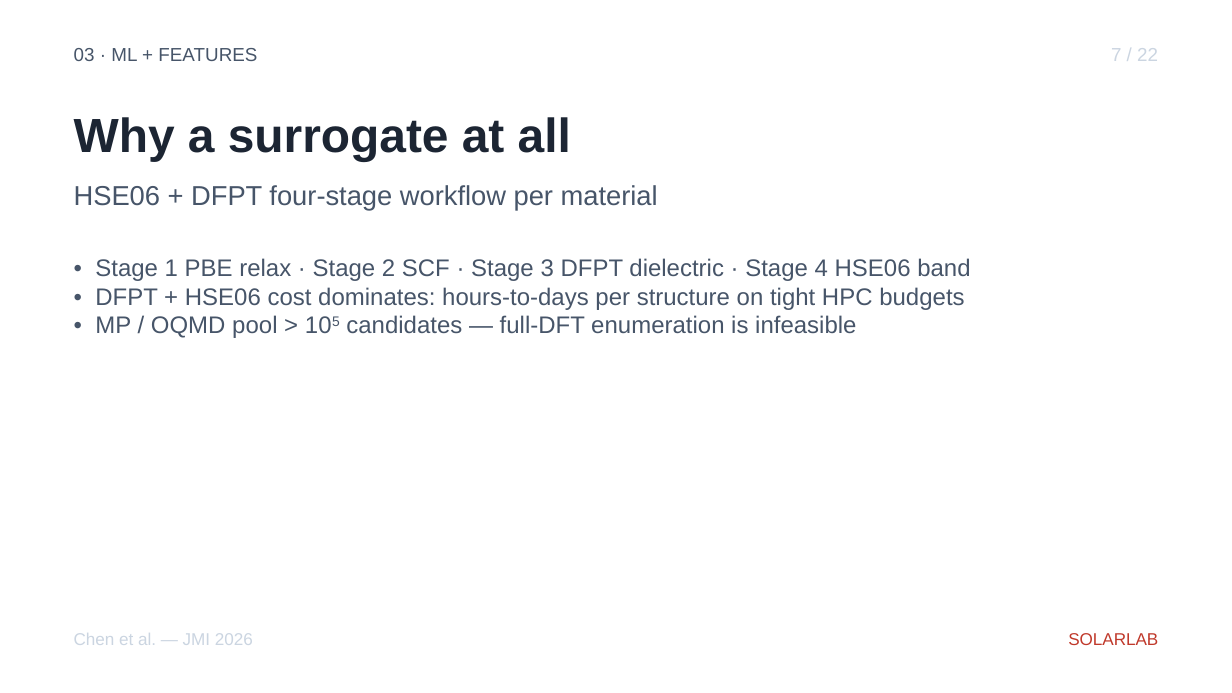
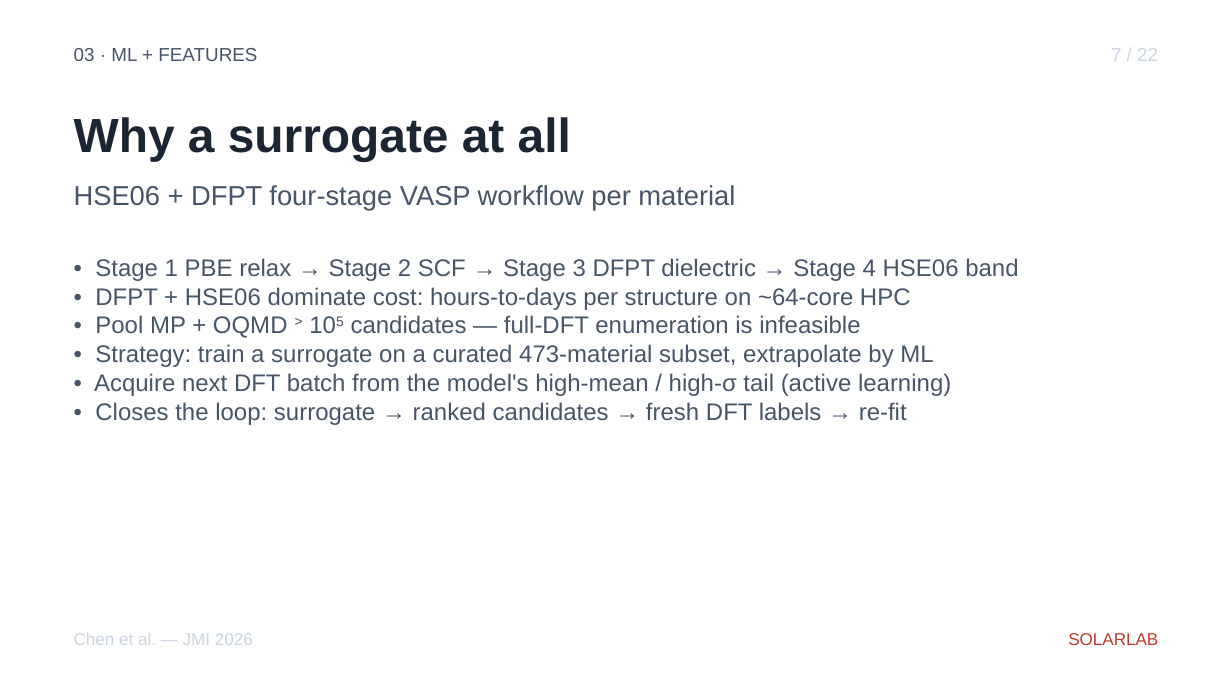
Before and after one commit to ShaneLogic/SolarLab, a slide deck: slide 10 of presentations/jmi-2026/output/jmi-2026.pptx. Drawn at 1232x693 pixels with LibreOffice and Linux fonts; fonts in the diff are those of the drawing. Boxes give left, top, right and bottom in pixels: in the first picture for what was removed or moved away, otherwise in the second. Text is boxed around its words. In the diff, an @@ line names an element or a change of style, - is before the commit and + after.

```diff
--- a/presentations/jmi-2026/output/jmi-2026.pptx
+++ b/presentations/jmi-2026/output/jmi-2026.pptx
@@ text at <box>74,185,735,211</box>: text changed @@
-HSE06 + DFPT four-stage workflow per material
+HSE06 + DFPT four-stage VASP workflow per material
@@ text at <box>94,258,1018,425</box>: text changed @@
-• Stage 1 PBE relax · Stage 2 SCF · Stage 3 DFPT dielectric · Stage 4 HSE06 band
-• DFPT + HSE06 cost dominates: hours-to-days per structure on tight HPC budgets
-• MP / OQMD pool > 105 candidates — full-DFT enumeration is infeasible
+• Stage 1 PBE relax → Stage 2 SCF → Stage 3 DFPT dielectric → Stage 4 HSE06 band
+• DFPT + HSE06 dominate cost: hours-to-days per structure on ~64-core HPC
+• Pool MP + OQMD > 105 candidates — full-DFT enumeration is infeasible
+• Strategy: train a surrogate on a curated 473-material subset, extrapolate by ML
+• Acquire next DFT batch from the model's high-mean / high-σ tail (active learning)
+• Closes the loop: surrogate → ranked candidates → fresh DFT labels → re-fit
```
Also in this commit, not shown: 20 other slides changed, 5 other files.
